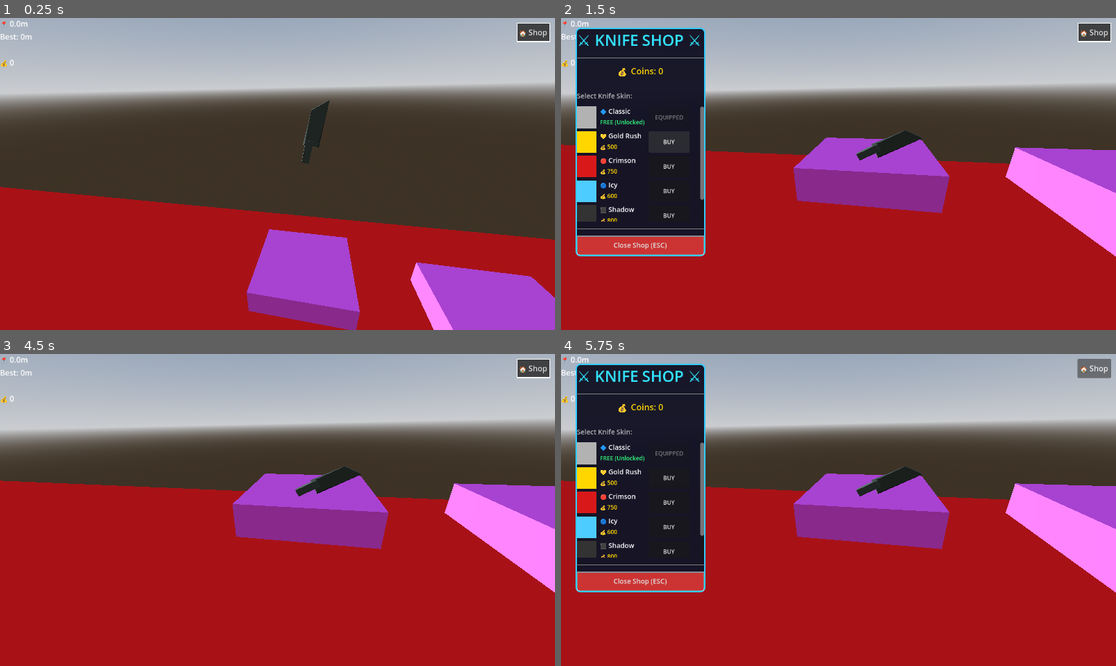
Above: before the commit, frames 1-4 (two rows, left to right).
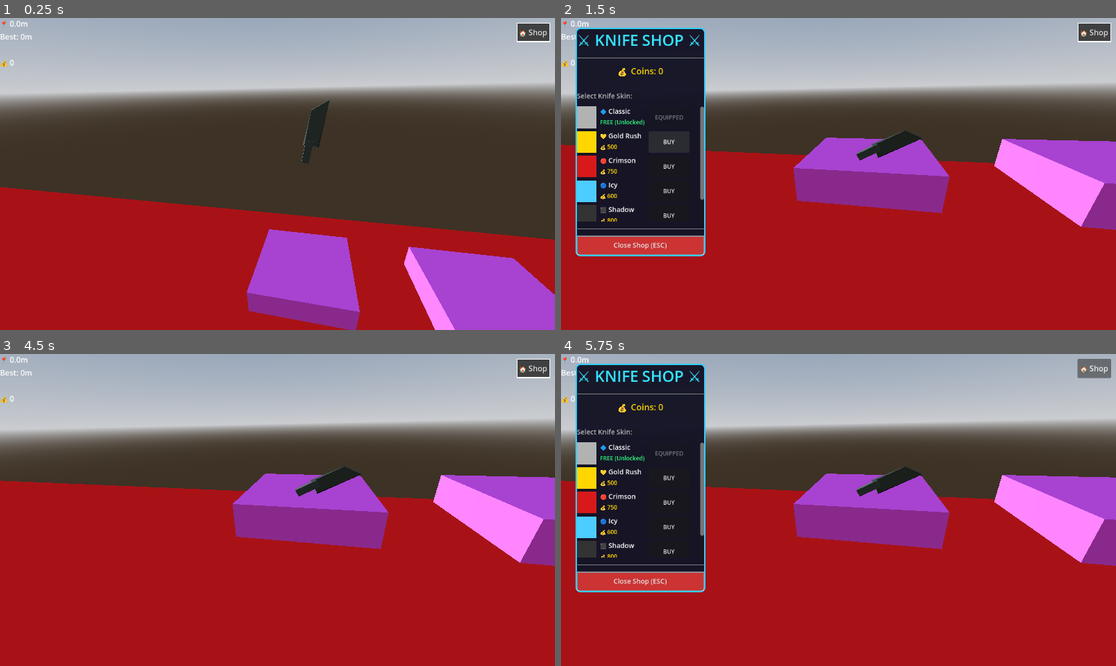
Above: after the commit, the same moments.

Repository: milserbua/slicer
Game: Godot game, scene res://main.tscn
Same seed, same stepped clock (60 frames per second), same inputs: the game is played once before the commit and once after it.
Inputs:
- Up to frame 1 (0.25 s): no input
- Up to frame 2 (1.5 s): click "🏠 Shop" at 0.5 s; click "BUY" at 1.25 s
- Up to frame 3 (4.5 s): click "BUY" at 2 s; click "BUY" at 2.75 s; click "BUY" at 3.5 s; click "BUY" at 4.25 s
- Up to frame 4 (5.75 s): click "🏠 Shop" at 5 s

The runs differ from the first frame. In frame 1, 1.2% of the frame differs, in the area x 72-100%, y 73-100%; in frame 2, 2.0%, in the area x 78-100%, y 38-77%; in frame 3, 2.0%; in frame 4, 2.0%.

Commit message:
mit schneiden

Diff:
--- a/meista/burger.gd
+++ b/meista/burger.gd
@@ -1,11 +1,86 @@
+# res://burger.gd
 extends Node3D
 
+@export var coin_reward := 200
+@export var slice_offset := 0.18
+@export var slice_rotation := 12.0
+@export var slice_duration := 0.15
 
-# Called when the node enters the scene tree for the first time.
+var sliced := false
+var shop_manager: Node
+var _mesh_instances: Array[MeshInstance3D] = []
 
-func _ready():
+@onready var cut_area: Area3D = $Area3D
+
+
+func _ready() -> void:
 	add_to_group("sliceable")
+	shop_manager = get_tree().get_first_node_in_group("shop_manager")
+	_collect_mesh_instances(self)
 
-# Called every frame. 'delta' is the elapsed time since the previous frame.
-func _process(delta: float) -> void:
-	pass
+	if cut_area:
+		cut_area.body_entered.connect(_on_cut_area_body_entered)
+
+
+func _collect_mesh_instances(node: Node) -> void:
+	for child in node.get_children():
+		if child is MeshInstance3D:
+			_mesh_instances.append(child)
+		_collect_mesh_instances(child)
+
+
+func _on_cut_area_body_entered(body: Node) -> void:
+	if sliced:
+		return
+
+	if body == null:
+		return
+
+	if body is CharacterBody3D:
+		var multiplier := 1.0
+		var combo_value = body.get("combo_multiplier")
+		if combo_value is int or combo_value is float:
+			multiplier = float(combo_value)
+		slice(multiplier)
+
+
+func slice(multiplier := 1.0) -> void:
+	if sliced:
+		return
+
+	sliced = true
+
+	if cut_area:
+		cut_area.monitoring = false
+		cut_area.monitorable = false
+
+	if shop_manager == null:
+		shop_manager = get_tree().get_first_node_in_group("shop_manager")
+
+	if shop_manager and shop_manager.has_method("add_coins"):
+		shop_manager.add_coins(int(coin_reward * multiplier))
+
+	if _mesh_instances.is_empty():
+		queue_free()
+		return
+
+	var tween := create_tween()
+	tween.set_parallel(true)
+	tween.set_trans(Tween.TRANS_SINE)
+	tween.set_ease(Tween.EASE_OUT)
+
+	for i in range(_mesh_instances.size()):
+		var mesh := _mesh_instances[i]
+		if not is_instance_valid(mesh):
+			continue
+
+		var direction := 1.0 if (i % 2 == 0) else -1.0
+		var target_position := mesh.position + Vector3(0.0, slice_offset * direction, 0.0)
+		var target_rotation := mesh.rotation_degrees + Vector3(0.0, 0.0, slice_rotation * direction)
+
+		tween.tween_property(mesh, "position", target_position, slice_duration)
+		tween.tween_property(mesh, "rotation_degrees", target_rotation, slice_duration)
+
+	await tween.finished
+	await get_tree().create_timer(0.08).timeout
+	queue_free()
--- a/meista/burger.tscn
+++ b/meista/burger.tscn
@@ -1,12 +1,15 @@
 [gd_scene format=3 uid="uid://cec32blfnwlg5"]
 
-[ext_resource type="PackedScene" uid="uid://ct5vjfmbpn0vc" path="res://Burger.glb" id="1_nkn5y"]
+[ext_resource type="PackedScene" uid="uid://818a5ely6dwp" path="res://Burger.glb" id="1_nkn5y"]
 [ext_resource type="Script" uid="uid://bq02aqj3cck0m" path="res://burger.gd" id="2_5n162"]
 
-[node name="Burger" unique_id=1423626367 instance=ExtResource("1_nkn5y")]
-transform = Transform3D(0.18, 0, 0, 0, 0.16, 0, 0, 0, 0.18, 0, 0, 0)
+[sub_resource type="BoxShape3D" id="BoxShape3D_5n162"]
+
+[node name="Burger" unique_id=2060224326 instance=ExtResource("1_nkn5y")]
 script = ExtResource("2_5n162")
-metadata/_edit_group_ = true
 
-[node name="Area3D" type="Area3D" parent="." index="5" unique_id=1961087242]
-transform = Transform3D(391.716, 0, 0, 0, 342.8392, 0, 0, 0, 315.49106, -5.5555553, 0, -5.5555553)
+[node name="Area3D" type="Area3D" parent="." index="2" unique_id=821278326]
+
+[node name="CollisionShape3D" type="CollisionShape3D" parent="Area3D" index="0" unique_id=794036405]
+transform = Transform3D(3.1411445, 0, 0, 0, 2.9699392, 0, 0, 0, 3.0905824, -0.11690092, 0.8484726, 0)
+shape = SubResource("BoxShape3D_5n162")
--- a/meista/main.tscn
+++ b/meista/main.tscn
@@ -5,6 +5,7 @@
 [ext_resource type="PackedScene" uid="uid://ewves84ia34r" path="res://messer.tscn" id="2_1bvp3"]
 [ext_resource type="PackedScene" uid="uid://b6r36qa0ri70e" path="res://platform.tscn" id="3_h2yge"]
 [ext_resource type="Script" uid="uid://2we5qv5ig0px" path="res://shop_ui.gd" id="4_shop"]
+[ext_resource type="PackedScene" uid="uid://cec32blfnwlg5" path="res://burger.tscn" id="6_5vw27"]
 [ext_resource type="Script" uid="uid://cl68nkhtn5gsj" path="res://shop_manager.gd" id="6_shop_mgr"]
 [ext_resource type="Script" uid="uid://kfea6qiyqnmn" path="res://audio_manager.gd" id="7_audio_mgr"]
 
@@ -98,6 +99,7 @@
 [node name="Platformspawner" type="Node3D" parent="." unique_id=815240595 node_paths=PackedStringArray("player")]
 script = ExtResource("2_0xm2m")
 platform_scene = ExtResource("3_h2yge")
+burger_scene = ExtResource("6_5vw27")
 player = NodePath("../Tester")
 
 [node name="CanvasLayer" type="CanvasLayer" parent="." unique_id=1261760566]
--- a/meista/platformspawner.gd
+++ b/meista/platformspawner.gd
@@ -1,6 +1,8 @@
 extends Node3D
 
 @export var platform_scene: PackedScene
+@export var burger_scene: PackedScene
+@export_range(0.0, 1.0) var burger_spawn_chance := 0.35
 @export var player: Node3D
 
 var spawn_z = 0.0
@@ -23,7 +25,6 @@
 func spawn_platform():
 	var platform = platform_scene.instantiate()
 
-	# Randomize X position based on difficulty
 	var x_variation = randf_range(-1.5, 1.5) * difficulty_multiplier
 
 	platform.position = Vector3(
@@ -33,6 +34,22 @@
 	)
 
 	add_child(platform)
+
+	# -----------------------
+	# Burger zufällig spawnen
+	# -----------------------
+	if burger_scene and randf() < burger_spawn_chance:
+		var burger = burger_scene.instantiate()
+
+		# leicht über der Plattform
+		burger.position = Vector3(
+			0,
+			0.6,
+			0
+		)
+
+		platform.add_child(burger)
+
 	spawn_z -= spawn_distance
 	platforms_spawned += 1
 
--- a/meista/tester.gd
+++ b/meista/tester.gd
@@ -1,3 +1,4 @@
+# res://tester.gd
 extends CharacterBody3D
 
 @onready var visual = $Visual
@@ -14,7 +15,7 @@
 
 var jumps_left = 4
 var coins_earned = 0
-var spawn_position : Vector3
+var spawn_position: Vector3
 var dead = false
 var spin_speed = 0.0
 var stuck = false
@@ -27,7 +28,10 @@
 var shop_manager: Node
 var audio_manager: Node
 
+
 func _ready():
+	add_to_group("player")
+
 	spawn_position = global_position
 	highest_z = 0.0
 	best_distance = 0.0
@@ -43,6 +47,7 @@
 	if shop_manager:
 		apply_knife_skin()
 
+
 func apply_knife_skin():
 	if not shop_manager:
 		return
@@ -57,6 +62,7 @@
 					mat.albedo_color = skin_data["color"]
 					mat.metallic = 1.0
 					child.set_surface_override_material(0, mat)
+
 
 func _physics_process(delta):
 	velocity.y -= GRAVITY * delta
@@ -102,9 +108,9 @@
 				var distance_gained = z_distance - highest_z
 				highest_z = z_distance
 
-				var coins = 10* max(1, int(distance_gained * COINS_PER_DISTANCE * combo_multiplier))
+				var coins = 10 * max(1, int(distance_gained * COINS_PER_DISTANCE * combo_multiplier))
 				print("distance=", distance_gained, " coins=", coins)
-				coins_earned 	+= coins
+				coins_earned += coins
 				if coins > 0:
 					coins_earned += coins
 					if shop_manager:
@@ -126,6 +132,7 @@
 		if collision.get_collider().is_in_group("deadly"):
 			die()
 
+
 func update_ui():
 	var current_distance = abs(spawn_position.z - global_position.z)
 	distance_label.text = "📍 %.1fm" % current_distance
@@ -135,13 +142,16 @@
 	else:
 		coins_label.text = "💰 0"
 
+
 func play_jump_sound():
 	if audio_manager and audio_manager.has_method("play_sound"):
 		audio_manager.play_sound("jump")
 
+
 func play_cut_sound():
 	if audio_manager and audio_manager.has_method("play_sound"):
 		audio_manager.play_sound("cut", 0.2)
+
 
 func create_cut_effect():
 	var tween = create_tween()
@@ -150,9 +160,6 @@
 	tween.tween_property(visual, "scale", Vector3(1.1, 1.1, 1.1), 0.1)
 	tween.tween_property(visual, "scale", Vector3(1.0, 1.0, 1.0), 0.2)
 
-func _on_area_3d_body_entered(body):
-	if body.is_in_group("sliceable"):
-		body.slice()
 
 func die():
 	if dead:
Binary file changed: meista/Burger.glb
Not shown, changed: meista/Burger.glb.import
Not shown, added: meista.zip
